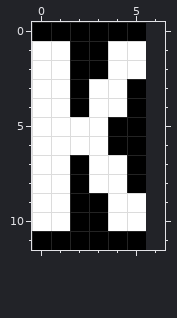
File history of a pixel-art file, art/font-big/K.ase. This is how it looked before the edit.
6x12 pixels, 1 frame. The old version is drawn lined up with the new one, on the new canvas.
After:
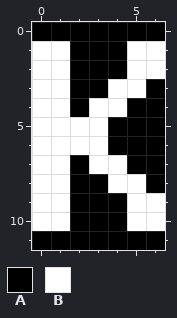
Palette (. is transparent): A #000000  B #ffffff
Changes in this commit:
canvas 6x12 -> 7x12
The edit adds colour A in row 0 at x 6; in rows 3 to 8 at x 6; in row 11 at x 6.
Colour B gives way to colour A in rows 1 to 2 at x 4; in row 3 at x 3; in row 8 at x 3; in rows 9 to 10 at x 4.
The edit adds colour B in rows 1 to 2 at x 6; in rows 9 to 10 at x 6.
Colour A gives way to colour B in row 3 at x 5; in row 8 at x 5.
Where, in picture pixels (left, top, right, bottom), the same in both pictures:
changed: (89, 22, 165, 250)
